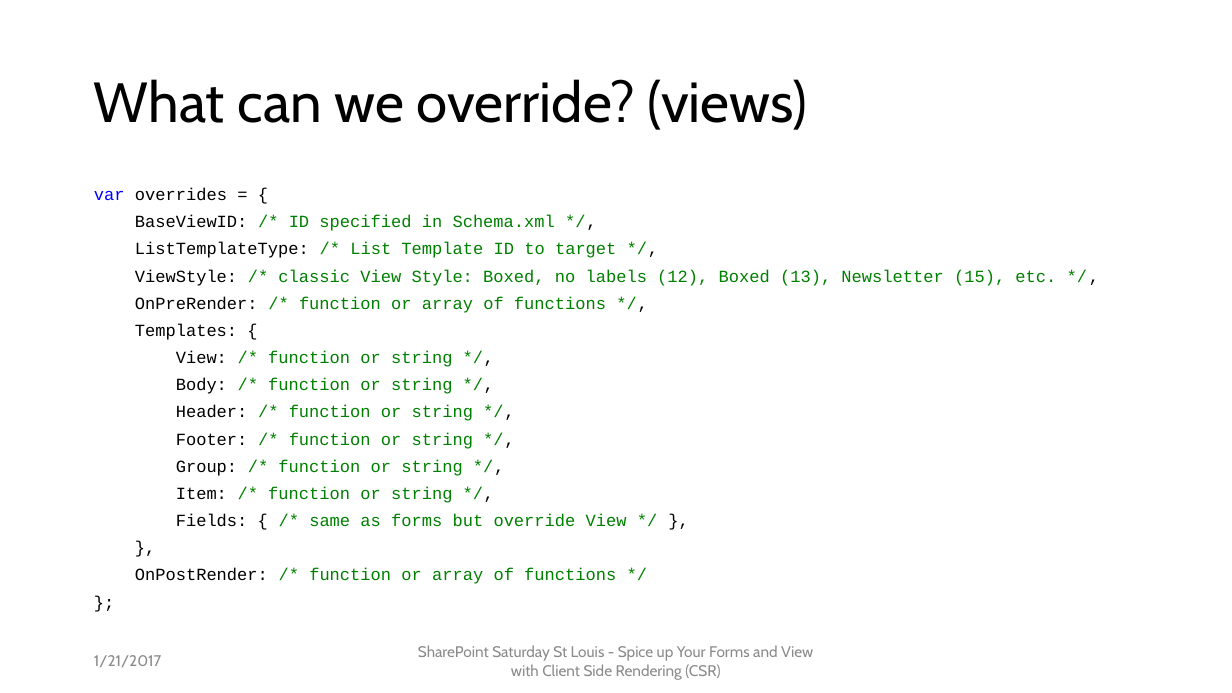
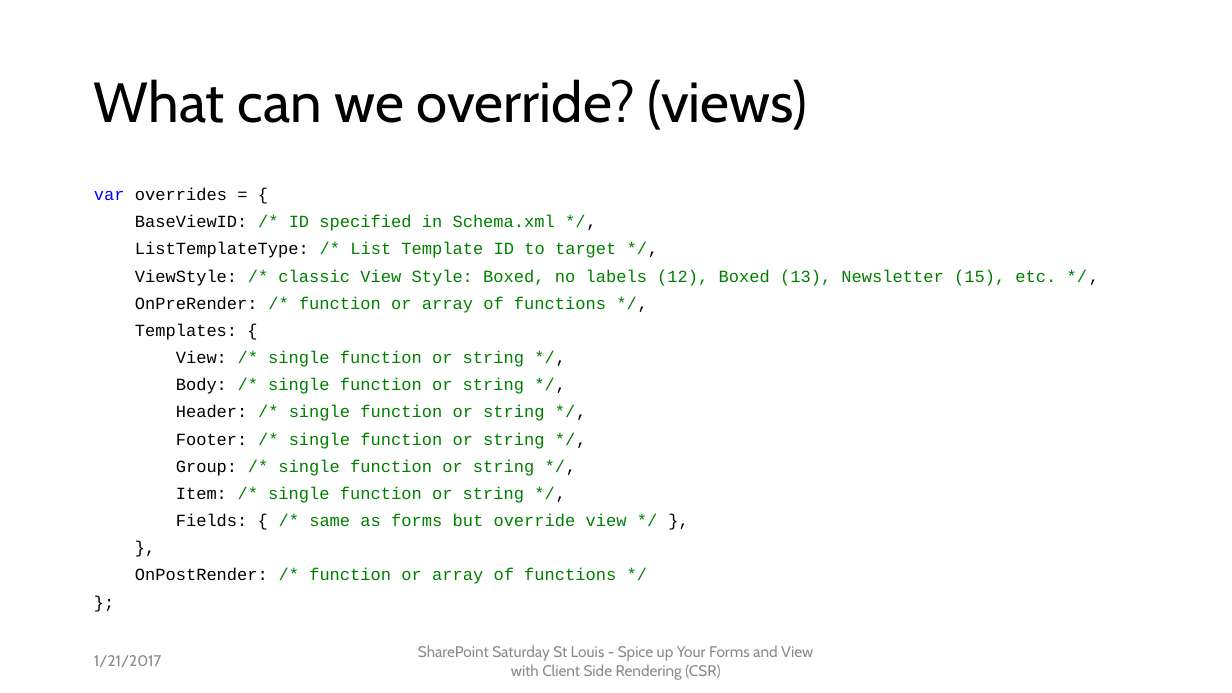
Before and after one commit to mcsheaj/CSRDemos, a slide deck: slide 17 of SPSSTL_CSR.pptx (slide 14 before the commit). Drawn at 1232x693 pixels with LibreOffice and Linux fonts; fonts in the diff are those of the drawing. Boxes give left, top, right and bottom in pixels: in the first picture for what was removed or moved away, otherwise in the second. Text is boxed around its words. In the diff, an @@ line names an element or a change of style, - is before the commit and + after.

```diff
--- a/SPSSTL_CSR.pptx
+++ b/SPSSTL_CSR.pptx
@@ text at [176, 350, 627, 527]: text changed @@
-View: /* function or string */,
-Body: /* function or string */,
-Header: /* function or string */,
-Footer: /* function or string */,
-Group: /* function or string */,
-Item: /* function or string */,
-Fields: { /* same as forms but override View */ },
+View: /* single function or string */,
+Body: /* single function or string */,
+Header: /* single function or string */,
+Footer: /* single function or string */,
+Group: /* single function or string */,
+Item: /* single function or string */,
+Fields: { /* same as forms but override view */ },
```
Also in this commit, not shown: 6 other slides changed, 3 slides added, 1 other file.
